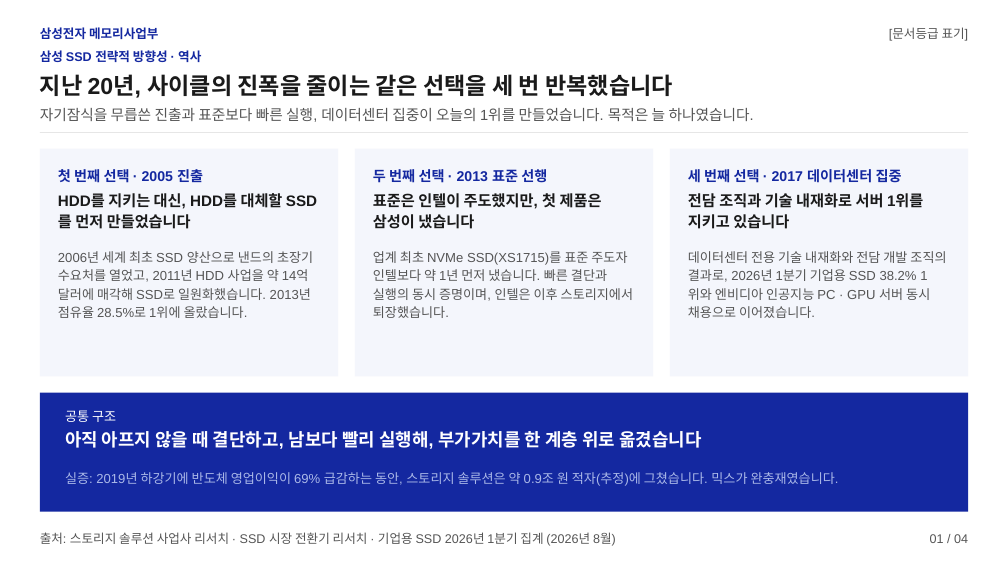
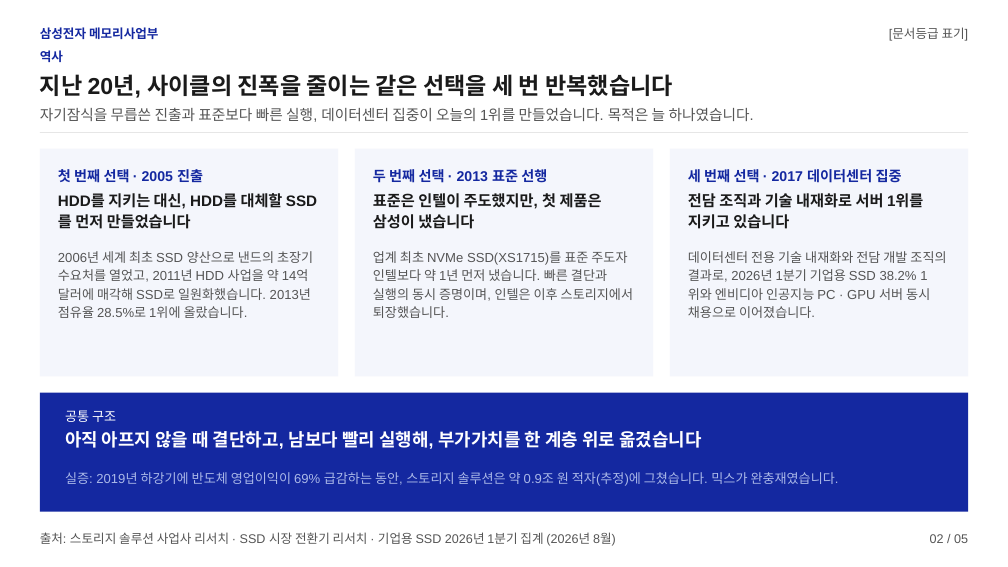
Before and after one commit to k31001/action-learning, a slide deck: slide 2 of outputs/presentation/ssd-strategy.pptx (slide 1 before the commit). Drawn at 1008x567 pixels with LibreOffice and Linux fonts; fonts in the diff are those of the drawing. Boxes give left, top, right and bottom in pixels: in the first picture for what was removed or moved away, otherwise in the second. Text is boxed around its words. In the diff, an @@ line names an element or a change of style, - is before the commit and + after.

```diff
--- a/outputs/presentation/ssd-strategy.pptx
+++ b/outputs/presentation/ssd-strategy.pptx
@@ text at (40, 50, 63, 62): text changed @@
-삼성 SSD 전략적 방향성 · 역사
+역사
@@ text at (930, 534, 968, 543): text changed @@
-01 / 04
+02 / 05
```
Also in this commit, not shown: 3 other slides changed, 1 slide added, 8 other files.
